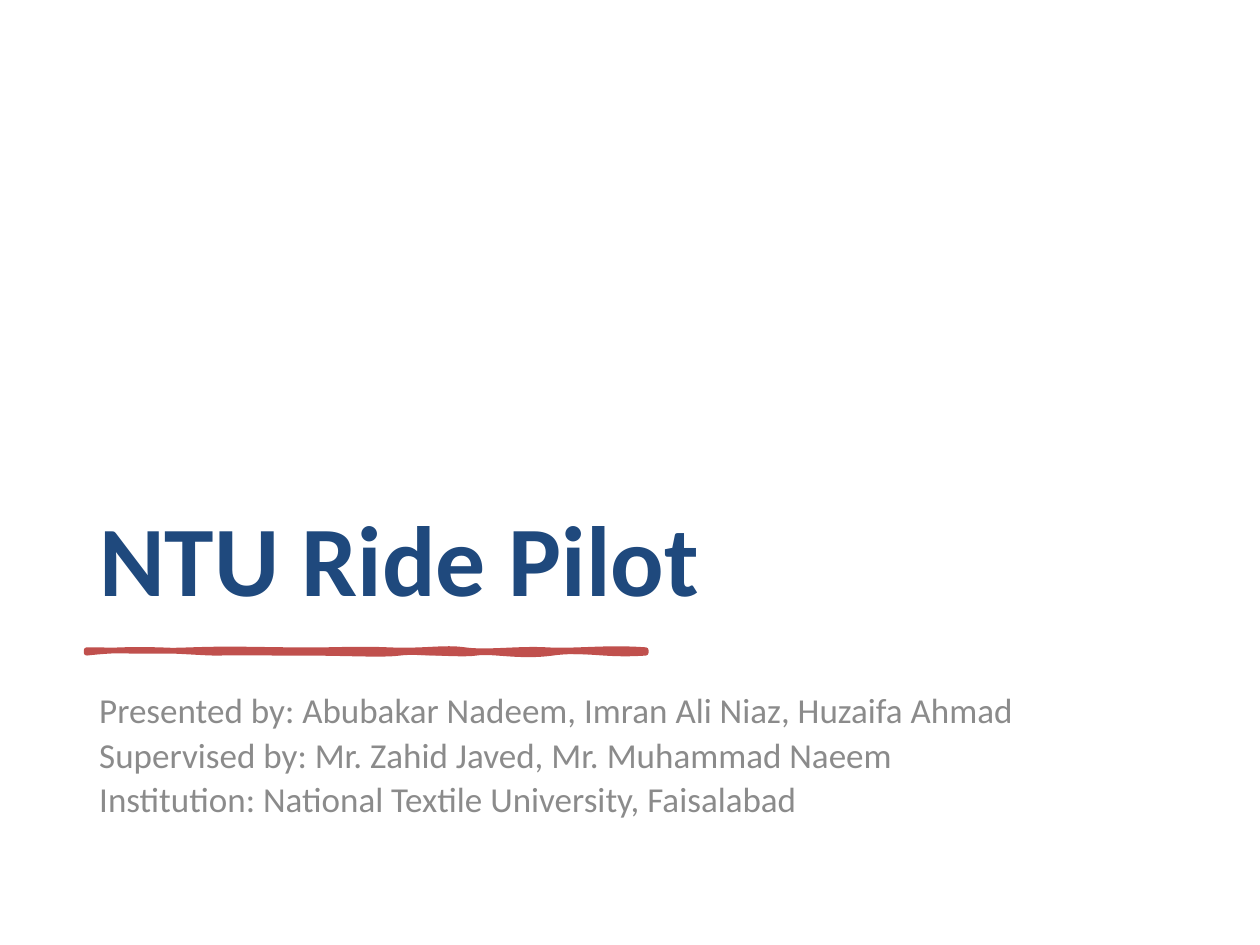
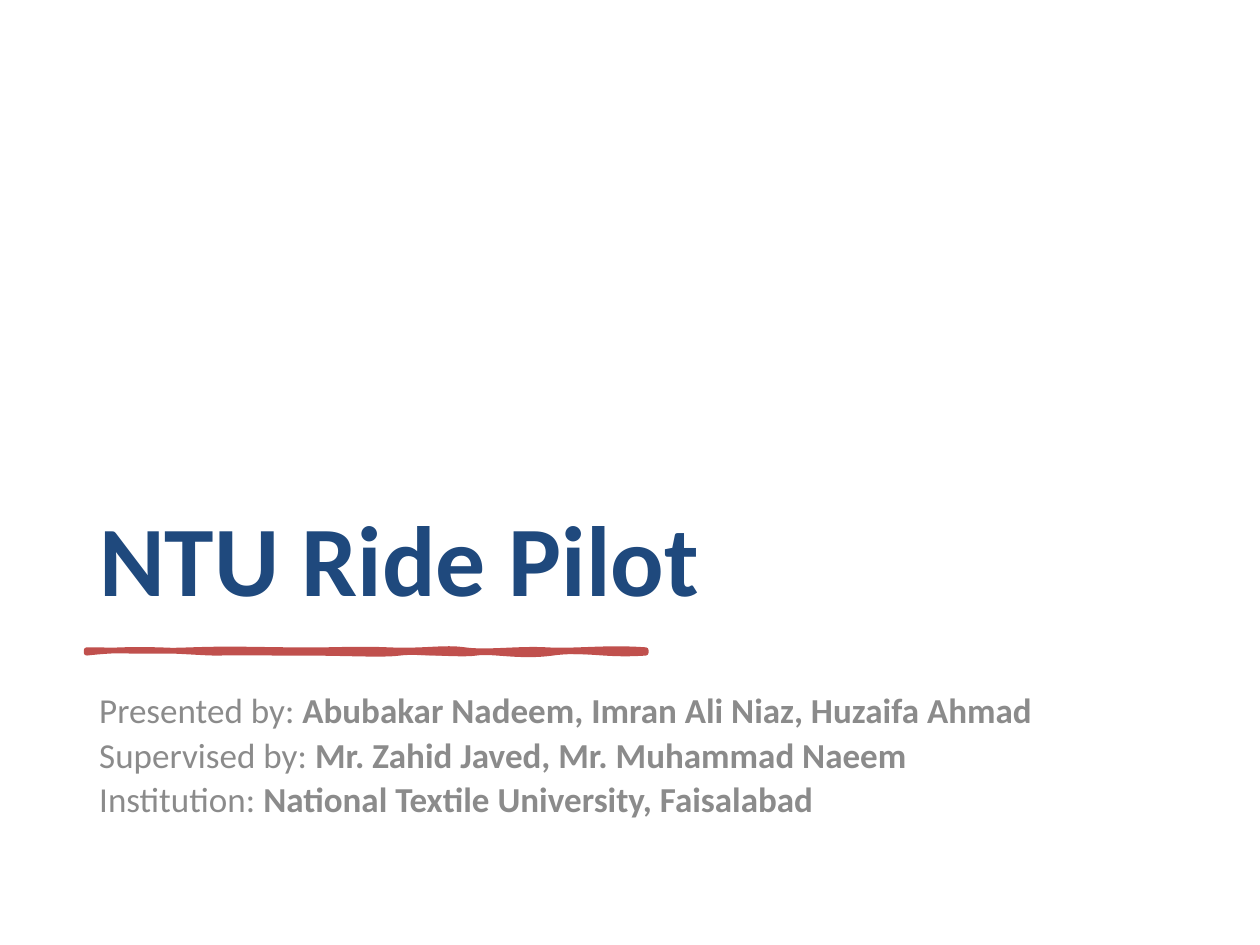
Before and after one commit to Abubakar-doc/FYP-24-SE-A-204, a slide deck: slide 1 of NTU Ride Pilot.pptx. Drawn at 1260x945 pixels with LibreOffice and Linux fonts; fonts in the diff are those of the drawing. Boxes give left, top, right and bottom in pixels: in the first picture for what was removed or moved away, otherwise in the second. Text is boxed around its words. In the diff, an @@ line names an element or a change of style, - is before the commit and + after.

Commit message:
Update NTU Ride Pilot presentation file
Replaces the NTU Ride Pilot.pptx file with a new version. The changes may include updated slides, content, or formatting.

```diff
--- a/NTU Ride Pilot.pptx
+++ b/NTU Ride Pilot.pptx
@@ subtitle "Presented by: Abubakar Nadeem, Imran ..." at (x1=99, y1=698, x2=1032, y2=818): bold on in "Abubakar Nadeem, Imran Ali Niaz, Huzaifa Ahmad", "Mr. Zahid Javed, Mr. Muhammad Naeem", "National Textile University, Faisalabad" @@
```
Also in this commit, not shown: 2 other slides changed, 1 slide removed.
